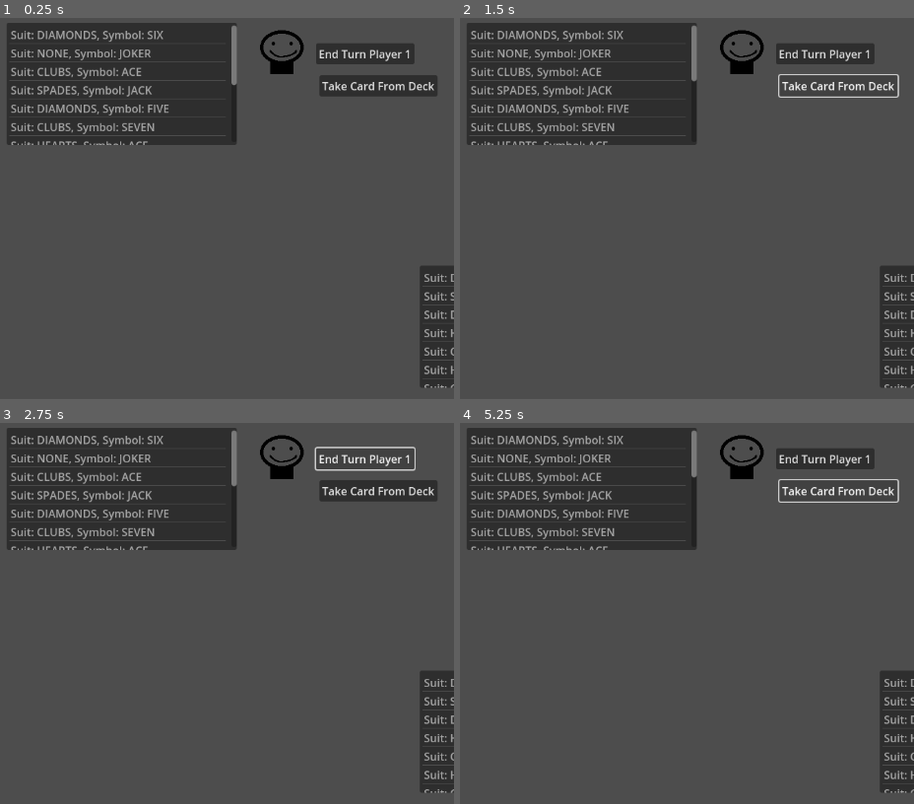
Above: before the commit, frames 1-4 (two rows, left to right).
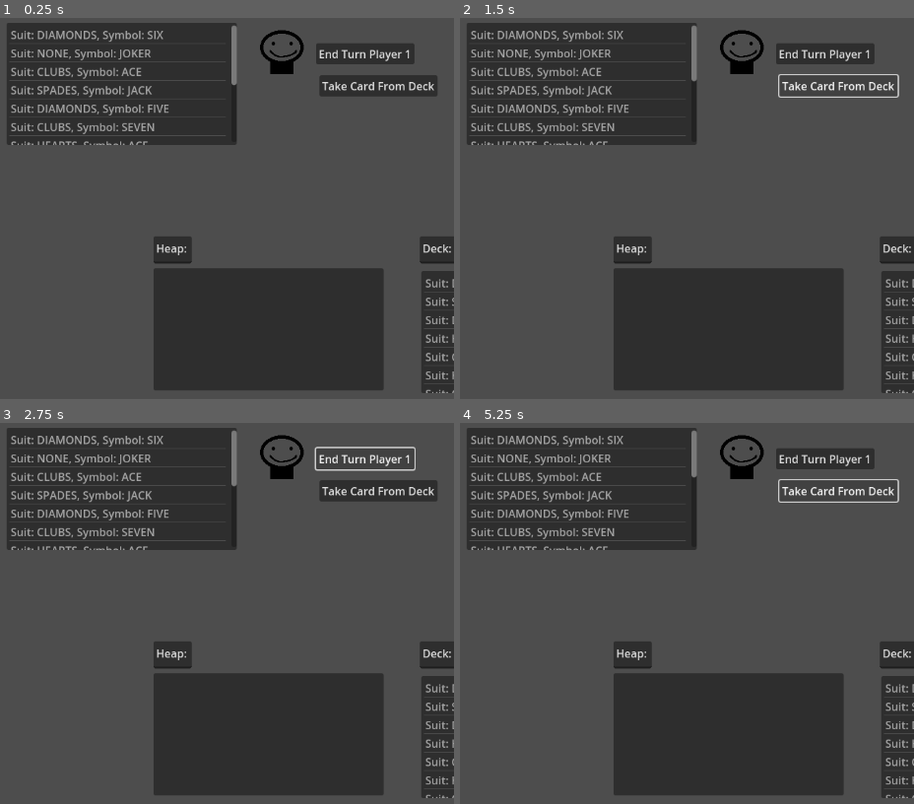
Above: after the commit, the same moments.

Repository: Brentem/JokerRummy
Game: Godot game, scene res://scenes/main.tscn
Two runs of this game, one before a commit and one after it. Both use one fixed random seed, a clock stepped at 60 frames per second and the inputs below.
Inputs:
- Up to frame 1 (0.25 s): no input
- Up to frame 2 (1.5 s): click "End Turn Player 1" at 0.5 s; click "Take Card From Deck" at 1.25 s
- Up to frame 3 (2.75 s): click "End Turn Player 1" at 2 s
- Up to frame 4 (5.25 s): click "Take Card From Deck" at 2.75 s; click "End Turn Player 1" at 3.5 s; click "Take Card From Deck" at 4.25 s; tap Enter at 5 s

The runs differ from the first frame. In frame 1, 18% of the frame differs, in the area x 33-100%, y 57-99%; in frame 2, 18%; in frame 3, 18%; in frame 4, 18%.

Commit message:
Restructured node tree

Diff:
--- a/project/scenes/main.tscn
+++ b/project/scenes/main.tscn
@@ -10,66 +10,92 @@
 [node name="TurnSystem" type="Node" parent="."]
 script = ExtResource("2_t2eeq")
 
+[node name="Text" type="Node" parent="."]
+
+[node name="HeapText" type="TextEdit" parent="Text"]
+offset_left = 712.0
+offset_top = 320.0
+offset_right = 768.0
+offset_bottom = 360.0
+text = "Heap:"
+
+[node name="DeckText" type="TextEdit" parent="Text"]
+offset_left = 1102.0
+offset_top = 320.0
+offset_right = 1158.0
+offset_bottom = 360.0
+text = "Deck:"
+
+[node name="TurnText" type="TextEdit" parent="Text"]
+offset_left = 1522.0
+offset_top = 414.0
+offset_right = 1720.0
+offset_bottom = 446.0
+text = "Turn of"
+
+[node name="Buttons" type="Node" parent="."]
+
+[node name="TurnButton1" type="Button" parent="Buttons"]
+offset_left = 950.0
+offset_top = 37.0
+offset_right = 1094.0
+offset_bottom = 68.0
+text = "End Turn Player 1"
+
+[node name="TurnButton2" type="Button" parent="Buttons"]
+offset_left = 962.0
+offset_top = 883.0
+offset_right = 1106.0
+offset_bottom = 914.0
+text = "End Turn Player 2"
+
+[node name="DeckButton1" type="Button" parent="Buttons"]
+offset_left = 955.0
+offset_top = 84.0
+offset_right = 1128.0
+offset_bottom = 115.0
+text = "Take Card From Deck"
+
+[node name="DeckButton2" type="Button" parent="Buttons"]
+offset_left = 962.0
+offset_top = 928.0
+offset_right = 1135.0
+offset_bottom = 959.0
+text = "Take Card From Deck"
+
+[node name="ItemLists" type="Node" parent="."]
+
+[node name="DeckList" type="ItemList" parent="ItemLists"]
+offset_left = 1104.0
+offset_top = 371.0
+offset_right = 1441.0
+offset_bottom = 550.0
+
+[node name="HeapList" type="ItemList" parent="ItemLists"]
+offset_left = 712.0
+offset_top = 367.0
+offset_right = 1049.0
+offset_bottom = 546.0
+
+[node name="PlayerOneList" type="ItemList" parent="ItemLists"]
+offset_left = 497.0
+offset_top = 7.0
+offset_right = 834.0
+offset_bottom = 186.0
+
+[node name="PlayerTwoList" type="ItemList" parent="ItemLists"]
+offset_left = 488.0
+offset_top = 788.0
+offset_right = 825.0
+offset_bottom = 967.0
+
 [node name="Player1" parent="." instance=ExtResource("3_a3nih")]
 position = Vector2(900, 50)
 
 [node name="Player2" parent="." instance=ExtResource("3_a3nih")]
 position = Vector2(900, 900)
 
-[node name="TurnButton1" type="Button" parent="."]
-offset_left = 950.0
-offset_top = 37.0
-offset_right = 1094.0
-offset_bottom = 68.0
-text = "End Turn Player 1"
-
-[node name="TurnButton2" type="Button" parent="."]
-offset_left = 962.0
-offset_top = 883.0
-offset_right = 1106.0
-offset_bottom = 914.0
-text = "End Turn Player 2"
-
-[node name="TextEdit" type="TextEdit" parent="."]
-offset_left = 1522.0
-offset_top = 414.0
-offset_right = 1720.0
-offset_bottom = 446.0
-text = "Turn of"
-
-[node name="DeckList" type="ItemList" parent="."]
-offset_left = 1102.0
-offset_top = 363.0
-offset_right = 1439.0
-offset_bottom = 542.0
-
-[node name="PlayerOneList" type="ItemList" parent="."]
-offset_left = 497.0
-offset_top = 7.0
-offset_right = 834.0
-offset_bottom = 186.0
-
-[node name="PlayerTwoList" type="ItemList" parent="."]
-offset_left = 488.0
-offset_top = 788.0
-offset_right = 825.0
-offset_bottom = 967.0
-
-[node name="DeckButton1" type="Button" parent="."]
-offset_left = 955.0
-offset_top = 84.0
-offset_right = 1128.0
-offset_bottom = 115.0
-text = "Take Card From Deck"
-
-[node name="DeckButton2" type="Button" parent="."]
-offset_left = 972.0
-offset_top = 922.0
-offset_right = 1145.0
-offset_bottom = 953.0
-text = "Take Card From Deck"
-
-[connection signal="pressed" from="TurnButton1" to="." method="_on_turn_button_pressed" binds= [0]]
-[connection signal="pressed" from="TurnButton2" to="." method="_on_turn_button_pressed" binds= [1]]
-[connection signal="pressed" from="DeckButton1" to="." method="_on_action_button_pressed" binds= ["DeckButton", 0]]
-[connection signal="pressed" from="DeckButton2" to="." method="_on_action_button_pressed" binds= ["DeckButton", 1]]
+[connection signal="pressed" from="Buttons/TurnButton1" to="." method="_on_turn_button_pressed" binds= [0]]
+[connection signal="pressed" from="Buttons/TurnButton2" to="." method="_on_turn_button_pressed" binds= [1]]
+[connection signal="pressed" from="Buttons/DeckButton1" to="." method="_on_action_button_pressed" binds= ["DeckButton", 0]]
+[connection signal="pressed" from="Buttons/DeckButton2" to="." method="_on_action_button_pressed" binds= ["DeckButton", 1]]
--- a/project/scripts/main.gd
+++ b/project/scripts/main.gd
@@ -23,8 +23,8 @@
 		#cardTwoPosition.x += 130
 	# NOTE: End of code to add card sprites to scene
 
-	playerList.append($PlayerOneList)
-	playerList.append($PlayerTwoList)
+	playerList.append($ItemLists/PlayerOneList)
+	playerList.append($ItemLists/PlayerTwoList)
 
 	for i in 13:
 		playerList[0].add_item(deck.GetCardFromDeck().to_string())
@@ -40,9 +40,9 @@
 
 	if deck._elementTaken:
 		deck._elementTaken = false
-		$DeckList.clear()
+		$ItemLists/DeckList.clear()
 		for element in deck._deckElements:
-			$DeckList.add_item(element.to_string());
+			$ItemLists/DeckList.add_item(element.to_string());
 
 func _on_turn_button_pressed(id: int) -> void:
 	$TurnSystem.SwitchTurns(id)
--- a/project/scripts/turn_system.gd
+++ b/project/scripts/turn_system.gd
@@ -17,7 +17,7 @@
 func _process(delta: float) -> void:
 	for i in players.size():
 		if players[i].hasTurn:
-			$"../TextEdit".text = stringBase + playerStrings[i]
+			$"../Text/TurnText".text = stringBase + playerStrings[i]
 
 func SwitchTurns(id: int) -> void:
 	if id >= players.size():
